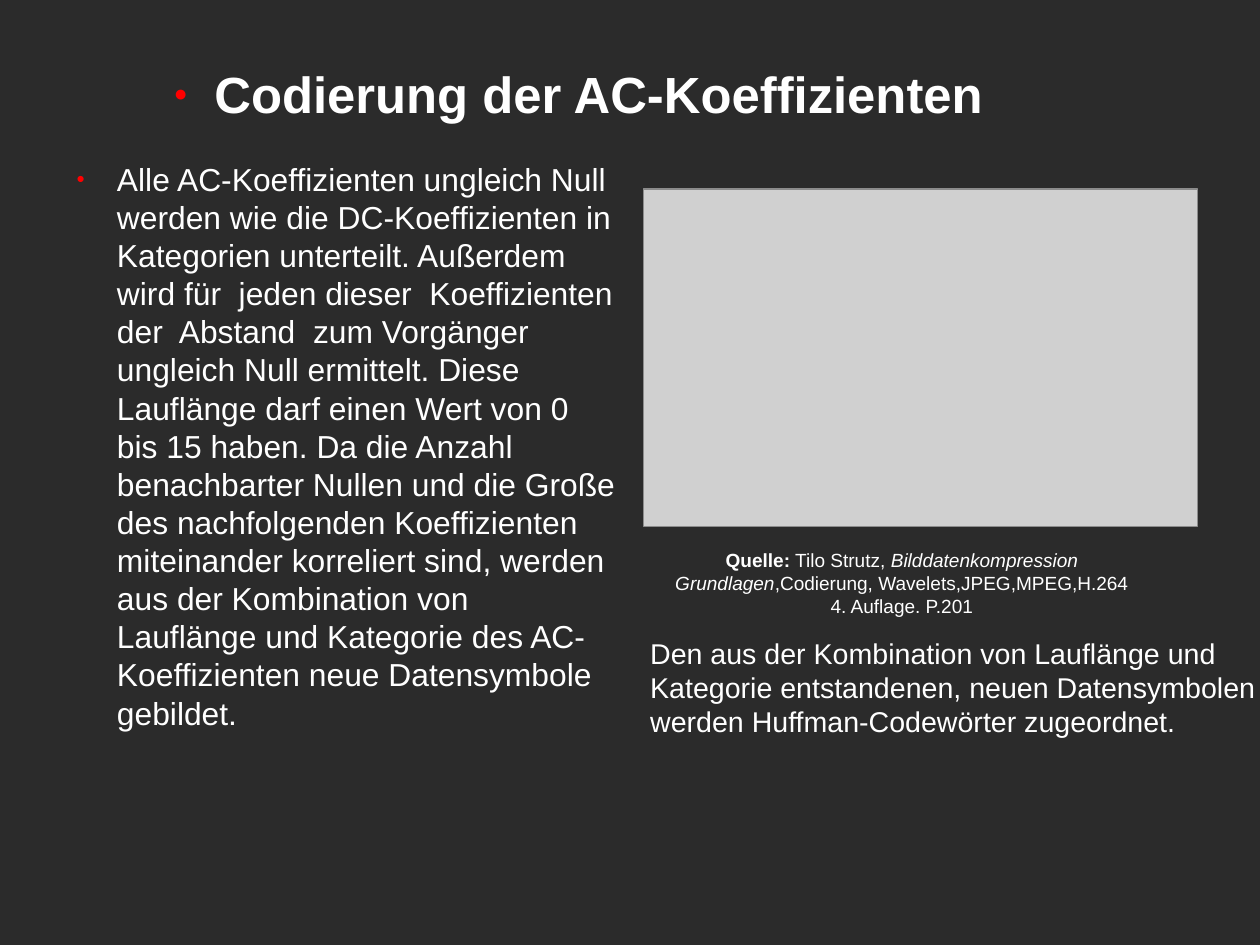
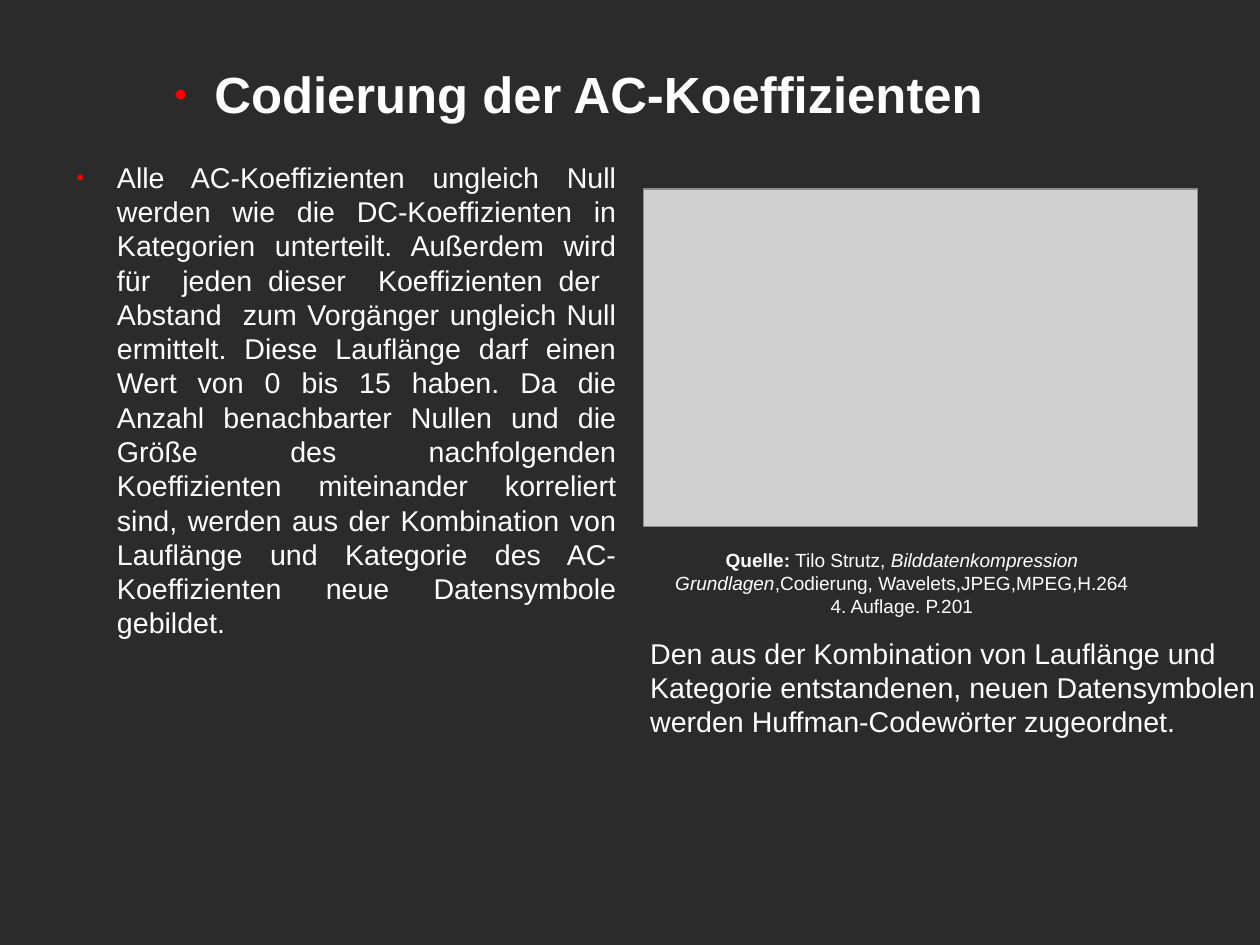
Before and after one commit to brayanGuarnizo/Datenkompresion, a slide deck: slide 21 of Daten kompresion.odp (slide 14 before the commit). Drawn at 1260x945 pixels with LibreOffice and Linux fonts; fonts in the diff are those of the drawing; grey boxes stand for pictures; background and template pictures are left out; a plain dark background stands for a picture behind light text. Boxes give left, top, right and bottom in pixels: in the first picture for what was removed or moved away, otherwise in the second. Text is boxed around its words. In the diff, an @@ line names an element or a change of style, - is before the commit and + after.

```diff
--- a/Daten kompresion.odp
+++ b/Daten kompresion.odp
@@ text at <box>117,167,617,639</box>: text changed; size 20 to 18 pt @@
-● Alle AC-Koeffizienten ungleich Null werden wie die DC-Koeffizienten in Kategorien unterteilt. Außerdem wird für jeden dieser Koeffizienten der Abstand zum Vorgänger ungleich Null ermittelt. Diese Lauflänge darf einen Wert von 0 bis 15 haben. Da die Anzahl benachbarter Nullen und die Große des nachfolgenden Koeffizienten miteinander korreliert sind, werden aus der Kombination von Lauflänge und Kategorie des AC-Koeffizienten neue Datensymbole gebildet.
+● Alle AC-Koeffizienten ungleich Null werden wie die DC-Koeffizienten in Kategorien unterteilt. Außerdem wird für jeden dieser Koeffizienten der Abstand zum Vorgänger ungleich Null ermittelt. Diese Lauflänge darf einen Wert von 0 bis 15 haben. Da die Anzahl benachbarter Nullen und die Größe des nachfolgenden Koeffizienten miteinander korreliert sind, werden aus der Kombination von Lauflänge und Kategorie des AC-Koeffizienten neue Datensymbole gebildet.
```
Also in this commit, not shown: 14 other slides changed, 9 slides added, 1 slide removed.
